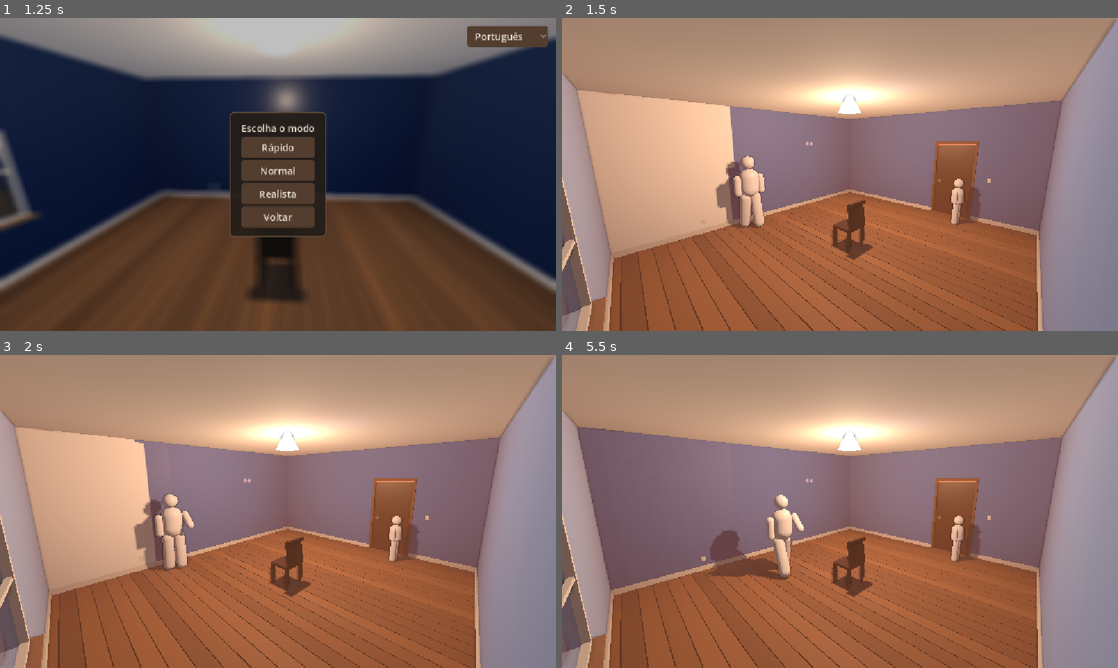
Above: before the commit, frames 1-4 (two rows, left to right).
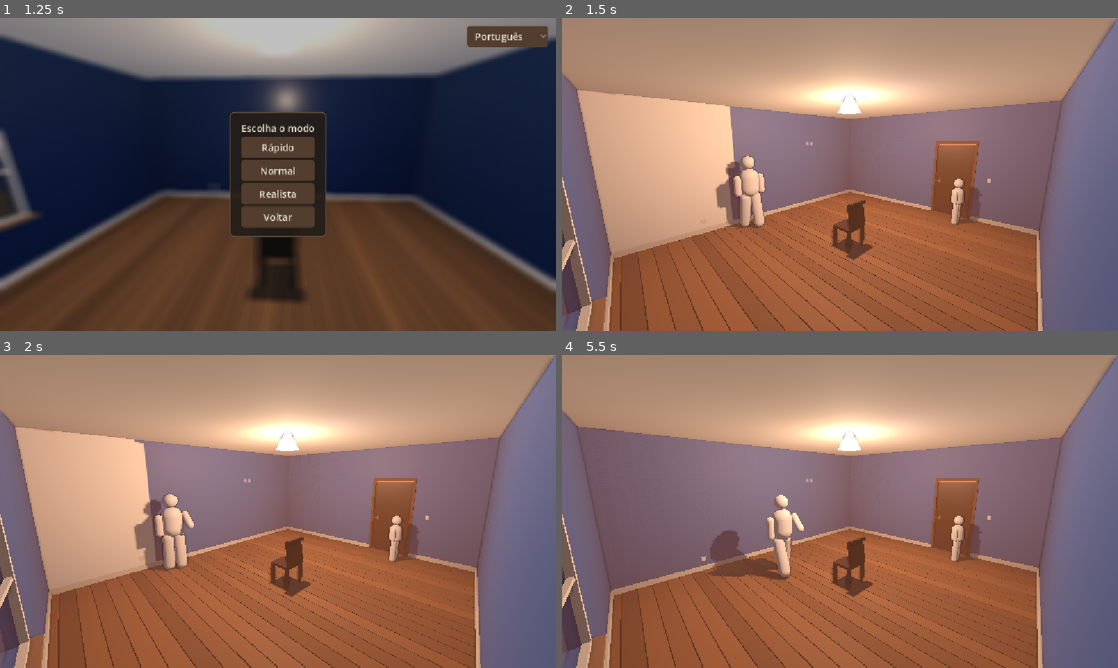
Above: after the commit, the same moments.

Repository: CaioLeonardoSch/watching-paint-dry
Game: Godot game, scene res://scenes/menu_principal.tscn
Two runs of this game, one before a commit and one after it. Both use one fixed random seed, a clock stepped at 60 frames per second and the inputs below.
Inputs (mouse positions are in pixels of both pictures, inside the frame that each line leads up to):
- Up to frame 1 (1.25 s): click "Jogar" at 0.5 s
- Up to frame 2 (1.5 s): click "Rápido" at 1.25 s
- Up to frame 3 (2 s): no input
- Up to frame 4 (5.5 s): move the mouse to (962, 495) at 2.02 s; move the mouse to (728, 527) at 2.77 s; move the mouse to (895, 442) at 3.52 s; move the mouse to (812, 574) at 4.27 s; move the mouse to (1006, 558) at 5.02 s

Frame 1 is identical in both runs. In frame 2, 14% of the frame differs, in the area x 0-100%, y 0-100%; in frame 3, 14%; in frame 4, 14%.

Commit message:
fix: instante continuo na abertura e luz de area na janela

Diff:
--- a/scenes/quarto.tscn
+++ b/scenes/quarto.tscn
@@ -52,6 +52,14 @@
 transform = Transform3D(0.866025, -0.433013, 0.25, 0, 0.5, 0.866025, -0.5, -0.75, 0.433013, 0, 8, 0)
 shadow_enabled = false
 
+[node name="LuzJanela" type="AreaLight3D" parent="." unique_id=2010000020 unique_name_in_owner=true]
+transform = Transform3D(0, 0, 1, 0, 1, 0, -1, 0, 0, -3.42, 1.4, 0)
+light_color = Color(0.95, 0.93, 0.88, 1)
+light_energy = 1.6
+shadow_enabled = true
+area_size = Vector2(2.0, 1.2)
+area_range = 7.0
+
 [node name="LuzNoite" type="OmniLight3D" parent="." unique_id=1615089129]
 transform = Transform3D(1, 0, 0, 0, 1, 0, 0, 0, 1, 0, 2.5, 0)
 light_color = Color(0.3, 0.35, 0.6, 1)
--- a/scripts/ciclo_dia_noite.gd
+++ b/scripts/ciclo_dia_noite.gd
@@ -28,6 +28,12 @@
 # motivo claro neste projeto antes (ver convenção em CLAUDE.md).
 @onready var _world_env: WorldEnvironment = $"../WorldEnvironment"
 @onready var _lua: DirectionalLight3D      = $"../Lua"
+
+## Luz de área no vão da janela. É ela que faz o papel de "o céu entra por
+## aqui": dá penumbra macia que direcional nenhuma dá, e permite baixar o sol
+## direto — que estourava a cor da parede e desenhava um retângulo de borda
+## dura, mais parecendo um decalque que luz.
+@onready var _luz_janela: Light3D = $"../LuzJanela"
 
 
 func _ready() -> void:
@@ -157,12 +163,20 @@
 	# ── Intensidade da luz ──────────────────────────────────────
 	# sin(ângulo) > 0 quando o astro está acima do horizonte.
 	var altura_solar: float = sin(deg_to_rad(angulo_solar + 90.0))
-	light_energy = max(0.0, altura_solar) * 2.5
+	# Mais fraco que antes (era 2.5): o sol direto lavava a cor da parede onde
+	# entrava pela janela. Agora quem carrega a luz de dia é a AreaLight3D do
+	# vão, e o direcional só desenha o recorte.
+	light_energy = max(0.0, altura_solar) * 1.4
 
 	if _lua:
 		var altura_lunar: float = -altura_solar
 		_lua.light_energy = max(0.0, altura_lunar) * 0.4
 		_lua.light_color  = Color(0.6, 0.65, 0.85)
+
+	# A janela acompanha o dia, mas com cor bem menos saturada que o céu: o que
+	# entra num cômodo é luz rebatida, não o disco do sol.
+	if _luz_janela:
+		_luz_janela.light_energy = clampf(max(0.0, altura_solar) * 2.2 + 0.12, 0.12, 2.2)
 
 	# ── Cor da luz e do céu (temperatura de cor) ───────────────
 	light_color = _gradiente_luz.sample(fracao_dia)
@@ -192,5 +206,7 @@
 		# atravessasse as paredes. Luz de céu que entra por uma janela chega
 		# rebatida e bem mais neutra que o céu em si.
 		env.ambient_light_color = cor_horizonte.lerp(Color(0.82, 0.84, 0.88), 0.72)
+		if _luz_janela:
+			_luz_janela.light_color = cor_horizonte.lerp(Color(0.94, 0.95, 0.97), 0.55)
 		# A névoa é o céu de verdade, vista lá fora — essa mantém a cor cheia.
 		env.fog_light_color = cor_horizonte
--- a/scripts/ciclo_pintura.gd
+++ b/scripts/ciclo_pintura.gd
@@ -171,17 +171,23 @@
 	_camera_cutscene.look_at(PONTO_OLHAR_CUTSCENE, Vector3.UP)
 	_sol.set_process(false)  # dia/noite pausado durante a cutscene, pra não "piscar" rápido demais
 
-	# As outras 3 paredes já foram pintadas antes do jogador chegar — quanto
-	# mais cedo na volta, mais adiantada na secagem. Carimba de uma vez (sem
-	# animar) pra elas terem a marca de rolo de verdade, não cor chapada.
+	# As outras 3 paredes já foram pintadas antes do jogador chegar. Carimba de
+	# uma vez (sem animar) pra elas terem a marca de rolo de verdade, não cor
+	# chapada.
+	#
+	# O escalonamento de secagem entre elas é DE PROPÓSITO bem curto. A versão
+	# anterior espaçava cada parede por uma volta inteira mais 18% da secagem, e
+	# o resultado era o quarto abrindo com quatro paredes visivelmente em
+	# estágios diferentes — mais parecia tinta de cores diferentes que a mesma
+	# demão. A leitura que interessa no começo do jogo é uma só: primeira mão de
+	# tinta sobre reboco, igual nas quatro paredes.
 	var quantas_antes: int = ORDEM_ABERTURA.size()
 	for ordem in range(quantas_antes):
 		var indice: int = ORDEM_ABERTURA[ordem]
 		_iniciar_demao_parede(indice, 0)
 		_trajeto.pintar_instantaneo(_paredes[indice])
 		var voltas_atras: float = float(quantas_antes - ordem)
-		_paredes[indice].adiantar(duracao_pintura_segundos * voltas_atras
-			+ _duracao_secagem_padrao() * 0.18 * voltas_atras)
+		_paredes[indice].adiantar(duracao_pintura_segundos * voltas_atras * 0.35)
 
 	# O tio está no meio da parede norte, terminando o serviço em cena.
 	var v: Dictionary  = VARREDURAS[PAREDE_ABERTURA]
--- a/scripts/trajeto_rolo.gd
+++ b/scripts/trajeto_rolo.gd
@@ -90,17 +90,22 @@
 ## Carimba o trajeto de uma vez só, sem animar. Usado na abertura, onde 3
 ## paredes já foram pintadas antes de o jogador chegar — elas precisam ter a
 ## marca de rolo de verdade, não cor chapada.
+##
+## O instante é gravado PROPORCIONAL ao progresso do trajeto, igual ao modo
+## animado. Gravar um valor fixo criava um degrau no relógio de secagem
+## exatamente onde o trecho instantâneo encontrava o animado: metade da parede
+## começava a secar junta e a outra metade escalonada, e a emenda aparecia como
+## uma divisão vertical nítida no meio da parede.
 func pintar_instantaneo(
 	parede: ParedePintavel,
 	invertido: bool = false,
-	ate_fracao: float = 1.0,
-	instante: float = 0.0
+	ate_fracao: float = 1.0
 ) -> void:
 	_preparar(parede, invertido)
 	if _pontos.size() < 2:
 		return
 	_proximo_carimbo = 0.0
-	_carimbar_ate(clampf(ate_fracao, 0.0, 1.0) * _comprimento, instante)
+	_carimbar_ate(clampf(ate_fracao, 0.0, 1.0) * _comprimento, -1.0)
 
 
 func _preparar(parede: ParedePintavel, invertido: bool) -> void:
@@ -157,7 +162,9 @@
 
 	_tempo += delta
 	var fracao: float = clampf(_tempo / _duracao, 0.0, 1.0)
-	_carimbar_ate(fracao * _comprimento, fracao)
+	# -1 = deriva o instante da posição, mesma fórmula do modo instantâneo.
+	# Os dois PRECISAM concordar, senão a emenda entre eles vira degrau.
+	_carimbar_ate(fracao * _comprimento, -1.0)
 
 	if fracao >= 1.0:
 		_ativo = false
@@ -171,6 +178,9 @@
 ## recebia, então o trecho animado (fatiado a cada frame) depositava bem mais
 ## tinta que o trecho instantâneo (fatiado por segmento) — dava pra ver a
 ## emenda na parede, mais grossa de um lado.
+## `instante` negativo = derivar da posição no trajeto. É o que mantém o
+## relógio de secagem contínuo quando um trecho é carimbado de uma vez e o
+## seguinte é animado.
 func _carimbar_ate(alvo: float, instante: float) -> void:
 	while _proximo_carimbo <= alvo:
 		var p := _ponto_em(_proximo_carimbo)
@@ -178,7 +188,10 @@
 		# o rolo fica perpendicular ao movimento: descida deixa ele deitado
 		var angulo: float = atan2(dir.y, dir.x) + PI * 0.5
 		var uv := _uv(p)
-		_parede.mascara.carimbar(uv, angulo, _carga_em(_proximo_carimbo), instante)
+		var t: float = instante
+		if t < 0.0:
+			t = _proximo_carimbo / maxf(_comprimento, 0.001)
+		_parede.mascara.carimbar(uv, angulo, _carga_em(_proximo_carimbo), t)
 		posicao_atual = uv
 		_proximo_carimbo += PASSO_CARIMBO
 
Not shown, changed: PLANO-OVERHAUL-TINTA.md
